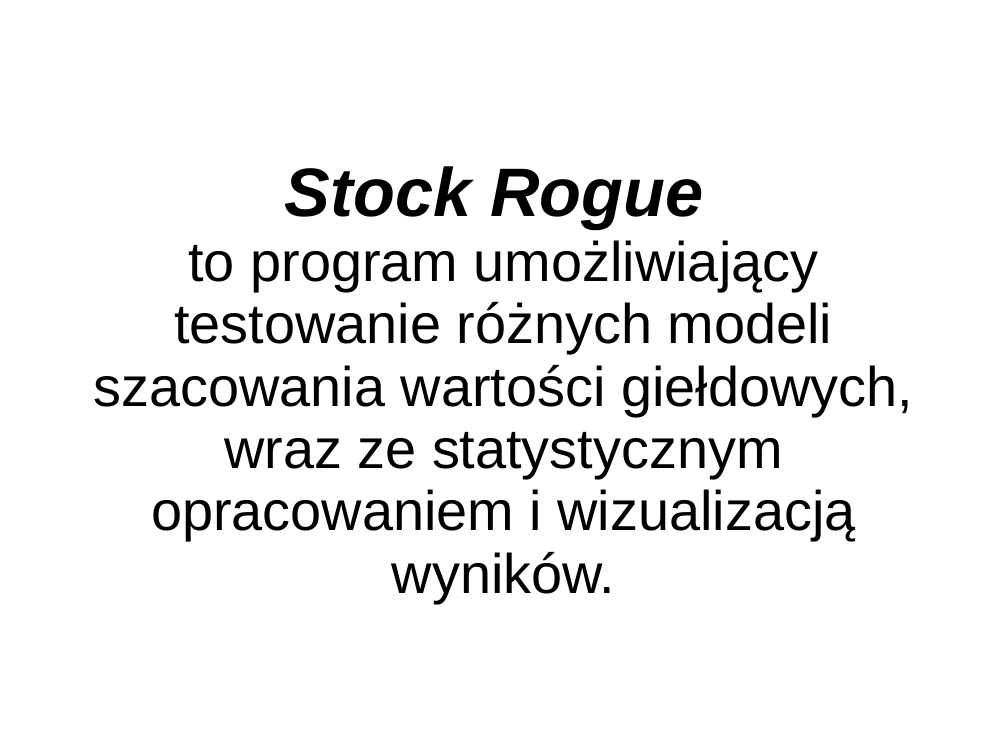
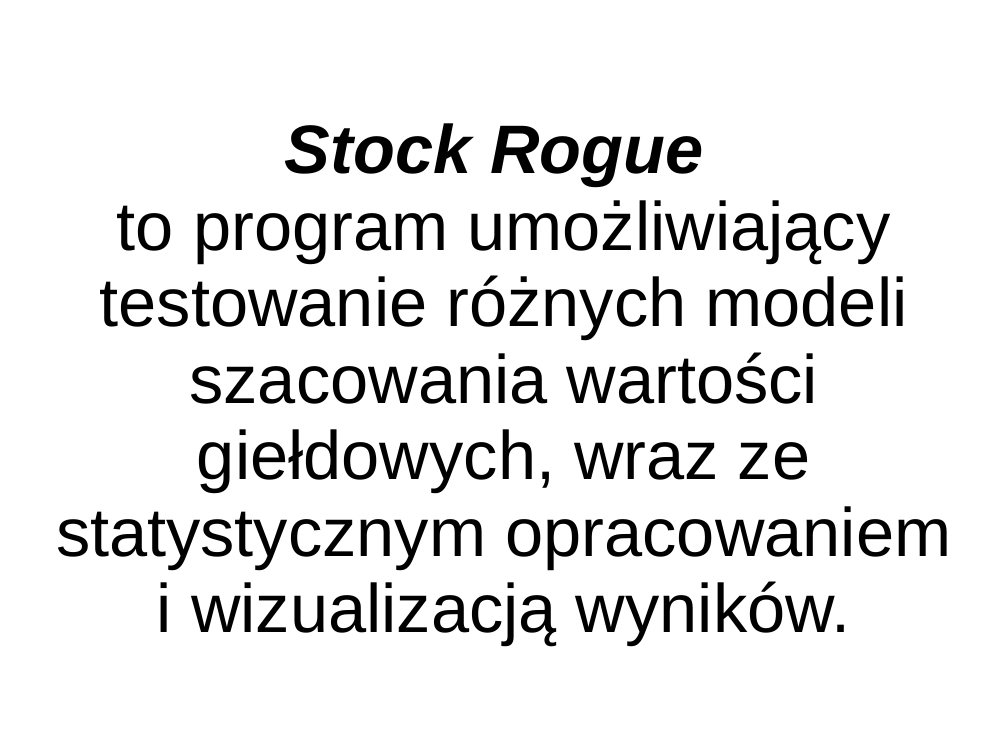
Before and after one commit to NaczelnyRachmistrz/StockRogue, a slide deck: slide 2 of prezentacja/stock_rogue.ppt. Drawn at 1008x756 pixels with LibreOffice and Linux fonts; fonts in the diff are those of the drawing; background and template pictures are left out. Boxes give left, top, right and bottom in pixels: in the first picture for what was removed or moved away, otherwise in the second. Text is boxed around its words. In the diff, an @@ line names an element or a change of style, - is before the commit and + after.

```diff
--- a/prezentacja/stock_rogue.ppt
+++ b/prezentacja/stock_rogue.ppt
@@ title "Stock Rogue to program umożliwiający ..." at bbox=[56, 123, 951, 646]: size 44 to 54 pt @@
```
Also in this commit, not shown: 5 other slides changed, 6 slides added, 1 slide removed.
